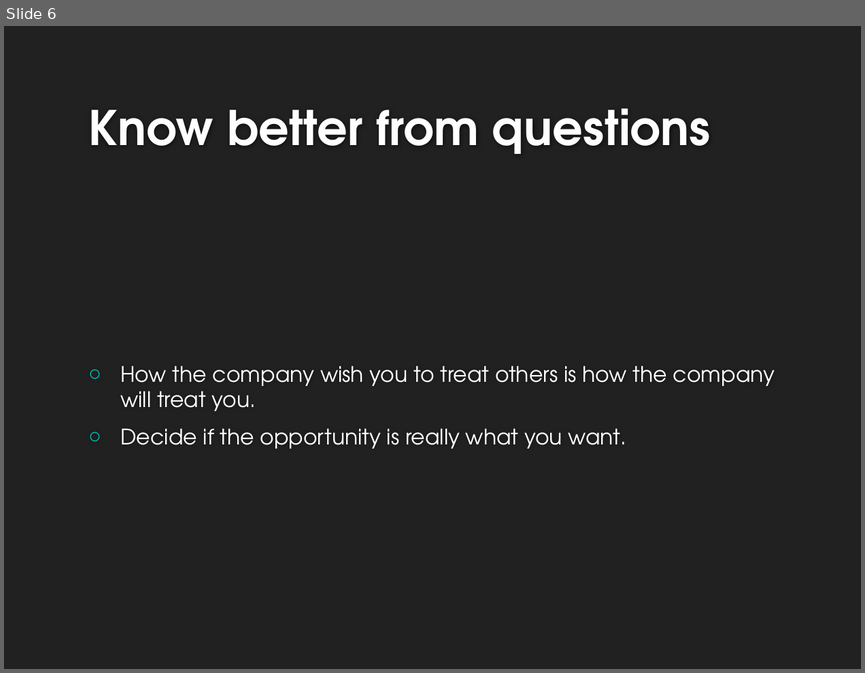
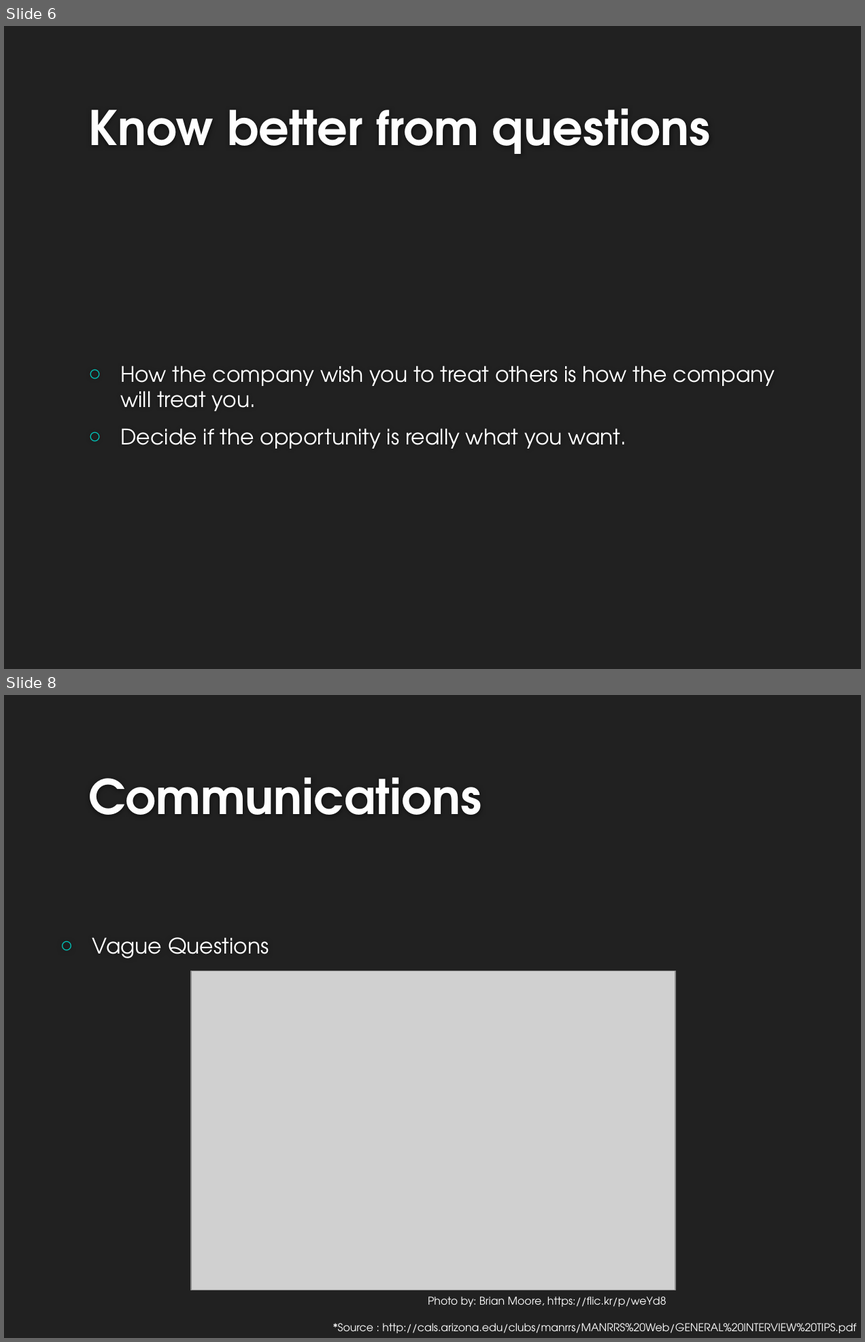
Before and after one commit to riwu/CS2101, a slide deck: OP1.pptx. Shown one above the other, each under a label of ours: slide 6 before the commit, slides 6 and 8 after it; the slides between them are not shown. The pictures are 865x673 and 865x1342 pixels, drawn with LibreOffice and Linux fonts; fonts in the diff are those of the drawing; grey boxes stand for pictures; background and template pictures are left out. Boxes give left, top, right and bottom in pixels: in the first picture for what was removed or moved away, otherwise in the second. Text is boxed around its words. In the diff, an @@ line names an element or a change of style, - is before the commit and + after.

```diff
--- a/OP1.pptx
+++ b/OP1.pptx
@@ slide 8 added at [4,695,861,1338], background #212121 @@
@@ title added at [88,777,481,815], 40 pt, text #FEFEFE, bold @@
+Communications
@@ text added at [92,937,269,958], 18 pt, text #FFFFFF @@
+○ Vague Questions
@@ picture added at [191,971,675,1289] @@
@@ text added at [428,1296,666,1306], 9 pt, text #FFFFFF @@
+Photo by: Brian Moore, https://flic.kr/p/weYd8
@@ text added at [333,1323,856,1333], 9 pt, text #FFFFFF @@
+*Source : http://cals.arizona.edu/clubs/manrrs/MANRRS%20Web/GENERAL%20INTERVIEW%20TIPS.pdf
```
Also in this commit, not shown: 1 slide changed, 5 other slides added.
